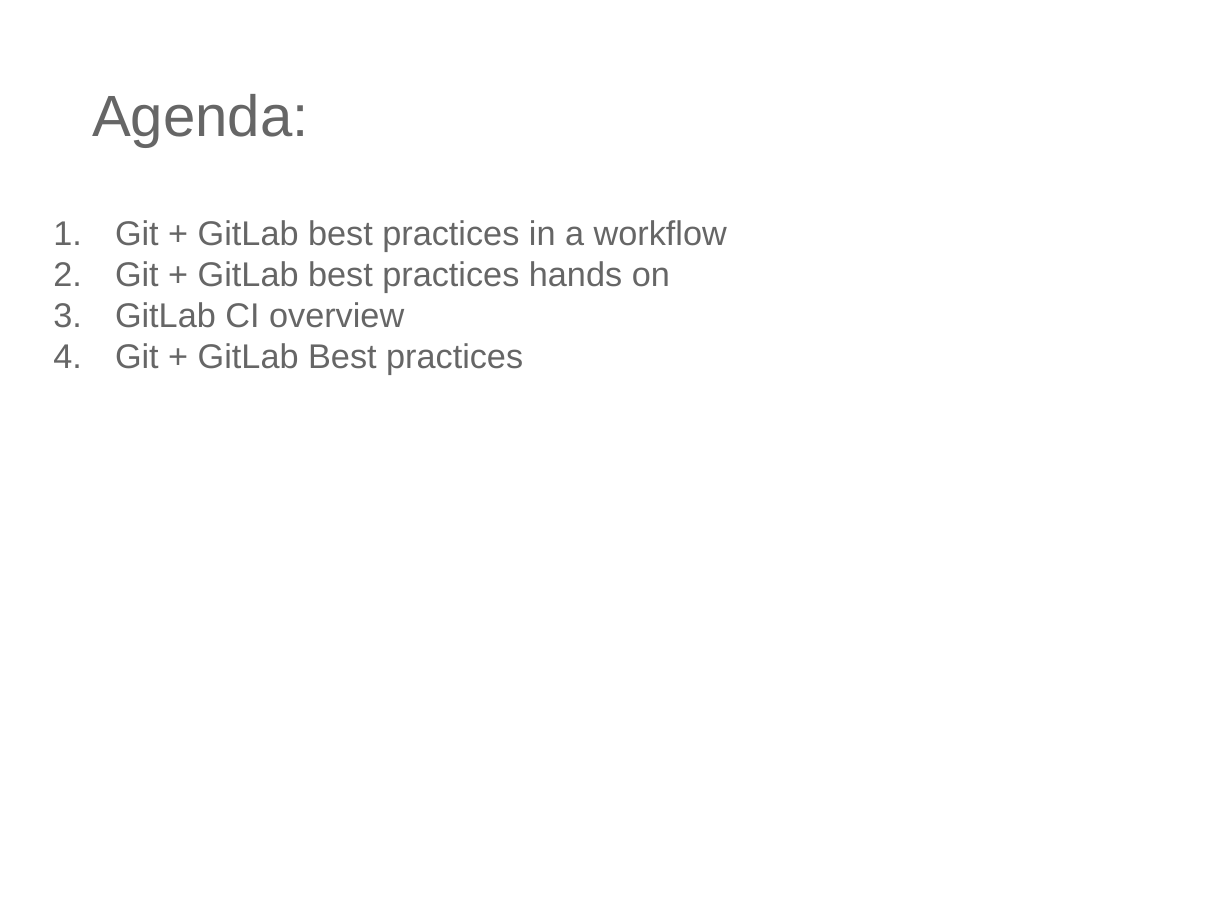
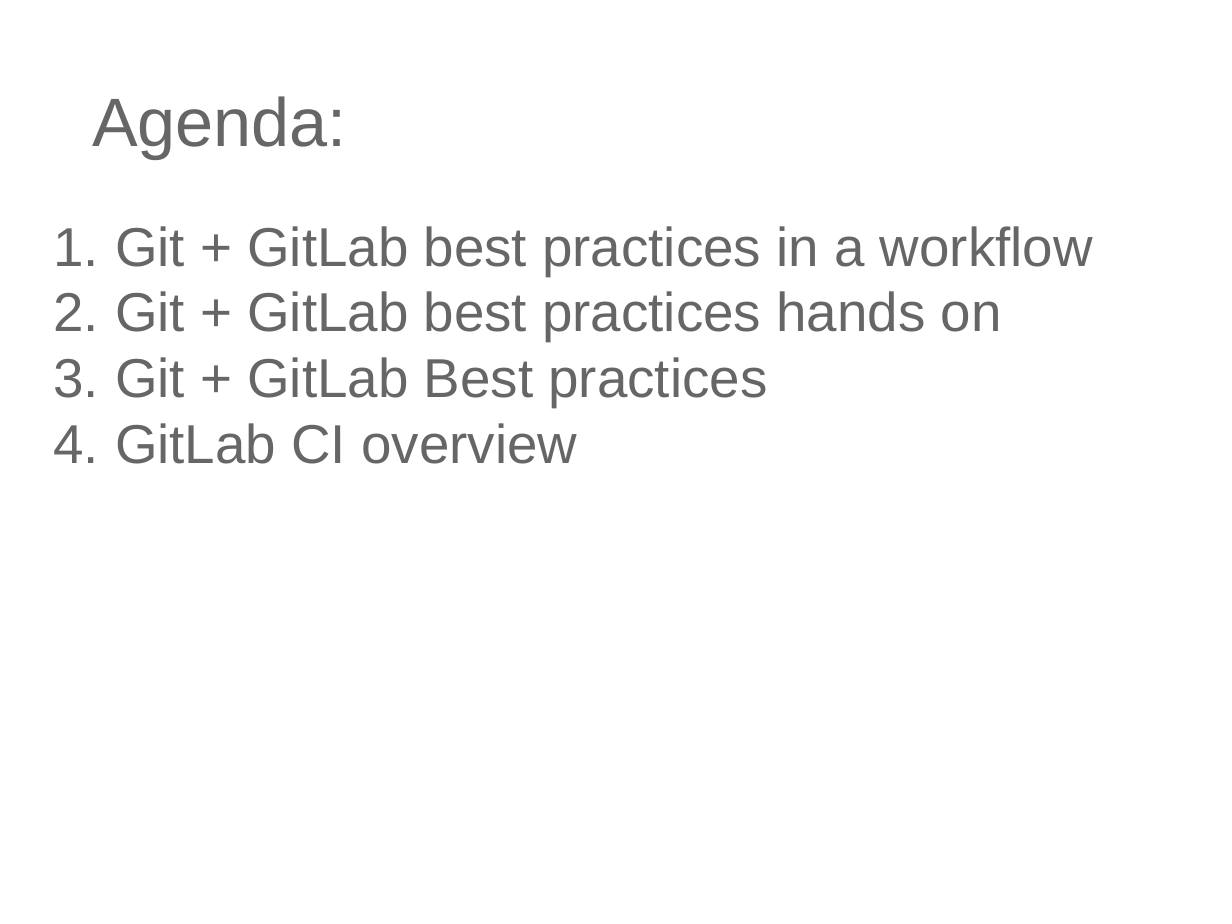
Before and after one commit to ilyaro/mysite, a slide deck: slide 6 of WorkStuff/Courses/Git/Git_Gitlab_Best_Practices/Git_Gitlab_BestPractices.pptx. Drawn at 1232x924 pixels with LibreOffice and Linux fonts; fonts in the diff are those of the drawing. Boxes give left, top, right and bottom in pixels: in the first picture for what was removed or moved away, otherwise in the second. Text is boxed around its words. In the diff, an @@ line names an element or a change of style, - is before the commit and + after.

```diff
--- a/WorkStuff/Courses/Git/Git_Gitlab_Best_Practices/Git_Gitlab_BestPractices.pptx
+++ b/WorkStuff/Courses/Git/Git_Gitlab_Best_Practices/Git_Gitlab_BestPractices.pptx
@@ title "Agenda:" at (92, 96, 347, 159): size 34 to 40 pt @@
@@ text at (115, 226, 1093, 464): size 20 to 32 pt in "Git + GitLab best practices in a ...", "Git + GitLab best practices hands on", "GitLab CI overview" @@
@@ text at (115, 357, 767, 407): paragraph added @@
+3. Git + GitLab Best practices
@@ text at (115, 343, 523, 375): paragraph removed @@
-4. Git + GitLab Best practices
```
Also in this commit, not shown: 4 other slides changed, 1 slide added.
